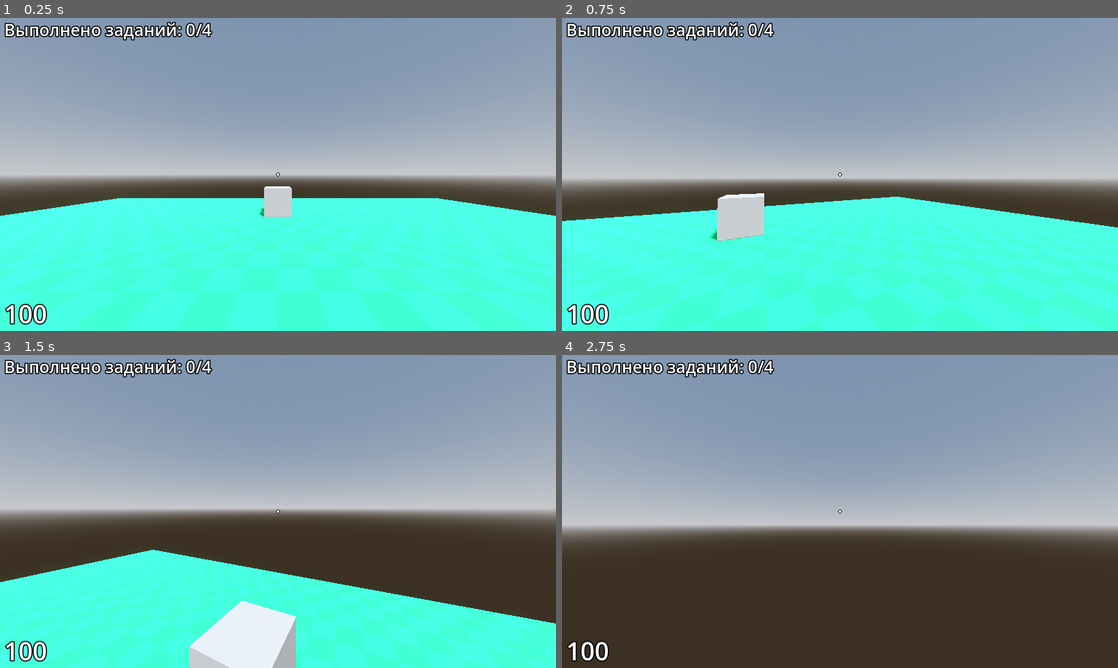
Above: before the commit, frames 1-4 (two rows, left to right).
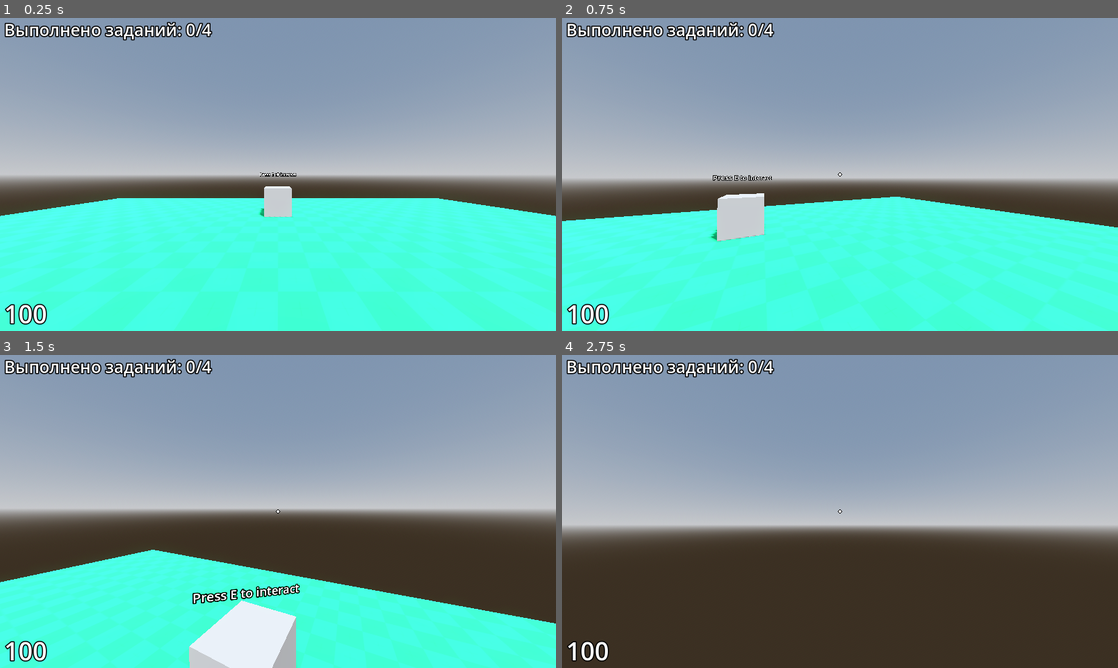
Above: after the commit, the same moments.

Repository: MultySerey/utmn_eco_game
Game: Godot game, scene res://game_world.tscn
Two runs of this game, one before a commit and one after it. Both use one fixed random seed, a clock stepped at 60 frames per second and the inputs below.
Inputs (mouse positions are in pixels of both pictures, inside the frame that each line leads up to):
- Up to frame 1 (0.25 s): no input
- Up to frame 2 (0.75 s): tap Enter at 0.5 s; move the mouse to (867, 174) at 0.52 s; hold W (up) from 0.53 s (still down); tap E (interact) at 0.6 s
- Up to frame 3 (1.5 s): keep holding W (up); tap Space (jump) at 0.77 s; move the mouse to (250, 511) at 1.27 s; tap E (interact) at 1.35 s
- Up to frame 4 (2.75 s): keep holding W (up); tap Space (jump) at 1.52 s; move the mouse to (851, 505) at 2.02 s; tap E (interact) at 2.1 s

The runs differ from the first frame. In frame 1, less than 0.1% of the frame differs, in the area x 46-54%, y 49-51%; in frame 2, 0.1%; in frame 3, 0.5%, in the area x 34-54%, y 73-80%; in frame 4, nothing differs.

Commit message:
better naming

Diff:
--- a/Label3Dtest.gd
+++ b/Label3Dtest.gd
@@ -9,6 +9,6 @@
 # Called every frame. 'delta' is the elapsed time since the previous frame.
 func _process(delta):
 	var dist_to_player: Vector3 = global_position.direction_to(
-		$"../../player/player_camera".global_position
+		$"../../Player/PlayerCamera".global_position
 	)
 	rotation_degrees.y = 90 - rad_to_deg(atan2(dist_to_player.z, dist_to_player.x))
--- a/game_world.tscn
+++ b/game_world.tscn
@@ -39,7 +39,7 @@
 transform = Transform3D(0.866025, -0.433013, 0.25, 0, 0.5, 0.866025, -0.5, -0.75, 0.433013, 0, 0, 0)
 shadow_enabled = true
 
-[node name="player" parent="." instance=ExtResource("2_uprq6")]
+[node name="Player" parent="." instance=ExtResource("2_uprq6")]
 transform = Transform3D(1, 0, 0, 0, 1, 0, 0, 0, 1, 0, 1.5, 0)
 
 [node name="StaticBody3D" type="StaticBody3D" parent="."]
@@ -63,6 +63,5 @@
 
 [node name="Label3D" type="Label3D" parent="StaticBody3D2"]
 transform = Transform3D(1, 0, 0, 0, 1, 0, 0, 0, 1, 0, 1, 0)
-visible = false
 text = "Press E to interact"
 script = ExtResource("4_geors")
--- a/player.gd
+++ b/player.gd
@@ -7,7 +7,7 @@
 # Get the gravity from the project settings to be synced with RigidBody nodes.
 var gravity = ProjectSettings.get_setting("physics/3d/default_gravity")
 
-@onready var _camera = $player_camera
+@onready var _camera = $PlayerCamera
 var mouse_lock: bool
 
 
--- a/player.tscn
+++ b/player.tscn
@@ -6,22 +6,22 @@
 
 [sub_resource type="CapsuleShape3D" id="CapsuleShape3D_plj66"]
 
-[node name="player" type="CharacterBody3D"]
+[node name="Player" type="CharacterBody3D"]
 script = ExtResource("1_tyv5o")
 
 [node name="CollisionShape3D" type="CollisionShape3D" parent="."]
 shape = SubResource("CapsuleShape3D_plj66")
 
-[node name="player_camera" type="Camera3D" parent="."]
+[node name="PlayerCamera" type="Camera3D" parent="."]
 transform = Transform3D(1, 0, 0, 0, 1, 0, 0, 0, 1, 0, 0.5, 0)
 fov = 90.0
 
-[node name="RayCast3D" type="RayCast3D" parent="player_camera"]
+[node name="PlayerPointer" type="RayCast3D" parent="PlayerCamera"]
 target_position = Vector3(0, 0, -5)
 hit_back_faces = false
 script = ExtResource("2_gvb4d")
 
-[node name="CrosshairControl" type="Control" parent="player_camera/RayCast3D"]
+[node name="CrosshairControl" type="Control" parent="PlayerCamera/PlayerPointer"]
 layout_mode = 3
 anchors_preset = 15
 anchor_right = 1.0
@@ -29,7 +29,7 @@
 grow_horizontal = 2
 grow_vertical = 2
 
-[node name="CenterContainer" type="CenterContainer" parent="player_camera/RayCast3D/CrosshairControl"]
+[node name="CenterContainer" type="CenterContainer" parent="PlayerCamera/PlayerPointer/CrosshairControl"]
 layout_mode = 1
 anchors_preset = 8
 anchor_left = 0.5
